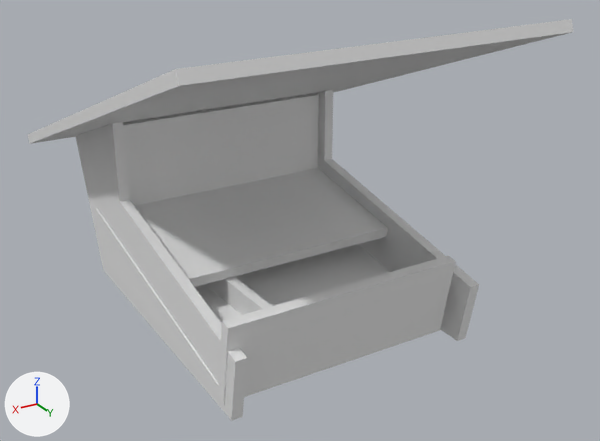
A saved change to the Blender file 02_Hardware/BirdFeederAssembly.blend.
Both versions are drawn from a 50 mm lens placed at (0.319, 0.444, 0.236), pointed at (-0.018, -0.119, -0.045). The axes (+X, +Y, +Z) are drawn at lower left. The lights are the same throughout.
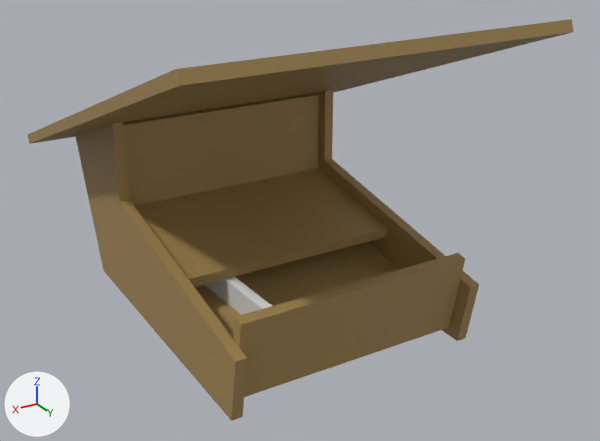
Changed parts and their boxes (x1, y1, x2, y2) in the pictures (600 x 441 px):
```json
{"object": "Plane.003", "change": "recoloured", "before": [27, 19, 574, 144], "after": [27, 19, 574, 144], "on screen": "grey to brown"}
{"object": "Plane.008", "change": "recoloured, moved", "before": [218, 255, 456, 404], "after": [234, 253, 465, 397], "on screen": "grey to brown"}
{"object": "Plane.004", "change": "recoloured", "before": [135, 168, 388, 287], "after": [135, 168, 388, 287], "on screen": "grey to brown"}
{"object": "Plane.001", "change": "recoloured", "before": [76, 122, 247, 421], "after": [76, 122, 247, 421], "on screen": "grey to brown"}
{"object": "Plane.002", "change": "recoloured", "before": [123, 93, 319, 206], "after": [123, 93, 319, 206], "on screen": "grey to brown"}
{"object": "Plane", "change": "recoloured, moved", "before": [96, 208, 389, 394], "after": [195, 242, 398, 340], "on screen": "grey to brown"}
{"object": "Plane.006", "change": "recoloured", "before": [315, 90, 479, 341], "after": [315, 90, 479, 341], "on screen": "grey to brown"}
```

The change, as JSON lines over the scene's bpy script:
```json
{"op": "add", "block": "mat_wood", "code": ["mat_wood = principled_material('Wood')", "mat_wood.base_color = (0.367, 0.239, 0.0858)  # brown #a38653"]}
{"block": "me_plane_001", "where": "me_plane_001.from_pydata(...)  # 4 vertices, 1 face; spans x -0.1..0.1, y -0.26..0.0, z 0.0"}
{"op": "add", "block": "me_plane_001", "code": "me_plane_001.materials.append(mat_wood)  # brown #a38653"}
{"block": "me_plane_003", "where": "me_plane_003.from_pydata(...)  # 4 vertices, 1 face; spans x -0.1..0.1, y 0.0, z 0.0..0.074"}
{"op": "add", "block": "me_plane_003", "code": "me_plane_003.materials.append(mat_wood)  # brown #a38653"}
{"block": "me_plane_004", "where": "me_plane_004.from_pydata(...)  # 4 vertices, 1 face; spans x -0.15..0.15, y 0.0..0.4, z 0.0"}
{"op": "add", "block": "me_plane_004", "code": "me_plane_004.materials.append(mat_wood)  # brown #a38653"}
{"block": "me_plane_005", "where": "me_plane_005.from_pydata(...)  # 4 vertices, 1 face; spans x -0.1..0.1, y -0.12..0.0, z 0.0"}
{"op": "add", "block": "me_plane_005", "code": "me_plane_005.materials.append(mat_wood)  # brown #a38653"}
{"block": "me_plane_007", "where": "me_plane_007.from_pydata(...)  # 6 vertices, 1 face; spans x -0.157..0.178, y -0.168..-0.001, z 0.0"}
{"op": "add", "block": "me_plane_007", "code": "me_plane_007.materials.append(mat_wood)  # brown #a38653"}
{"block": "me_plane_002", "where": "me_plane_002.from_pydata(...)  # 4 vertices, 1 face; spans x -0.1..0.1, y 0.0, z 0.0..0.07"}
{"op": "add", "block": "me_plane_002", "code": "me_plane_002.materials.append(mat_wood)  # brown #a38653"}
{"op": "set", "path": "ob_plane.location", "old": "(0.01, -0.0191, -0.1101)", "new": "(0.0, -0.0191, -0.1101)"}
{"op": "set", "path": "ob_plane_008.location", "old": "(0.01, -0.0209, -0.1199)", "new": "(0.0, -0.0209, -0.1199)"}
```
